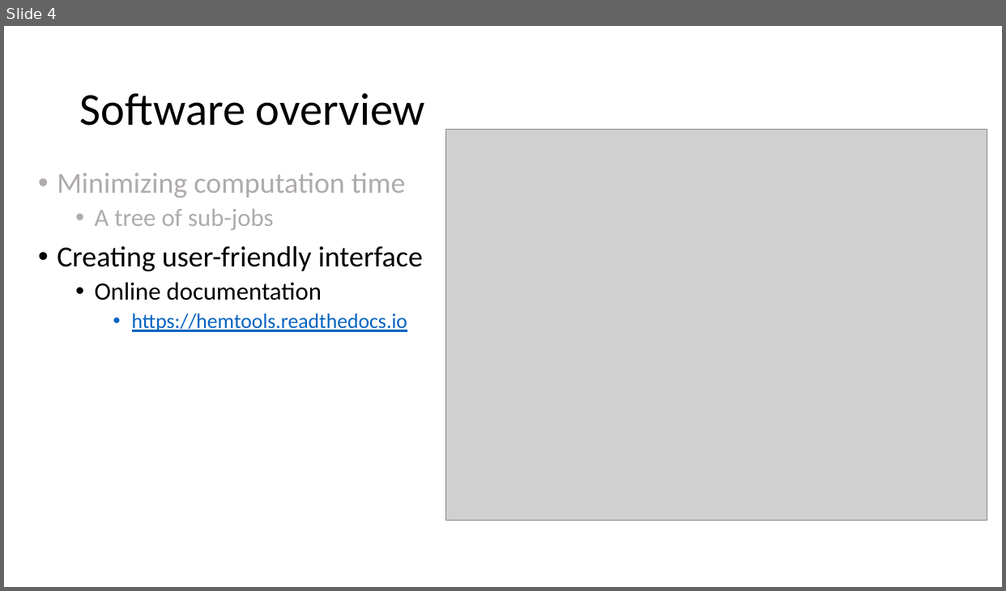
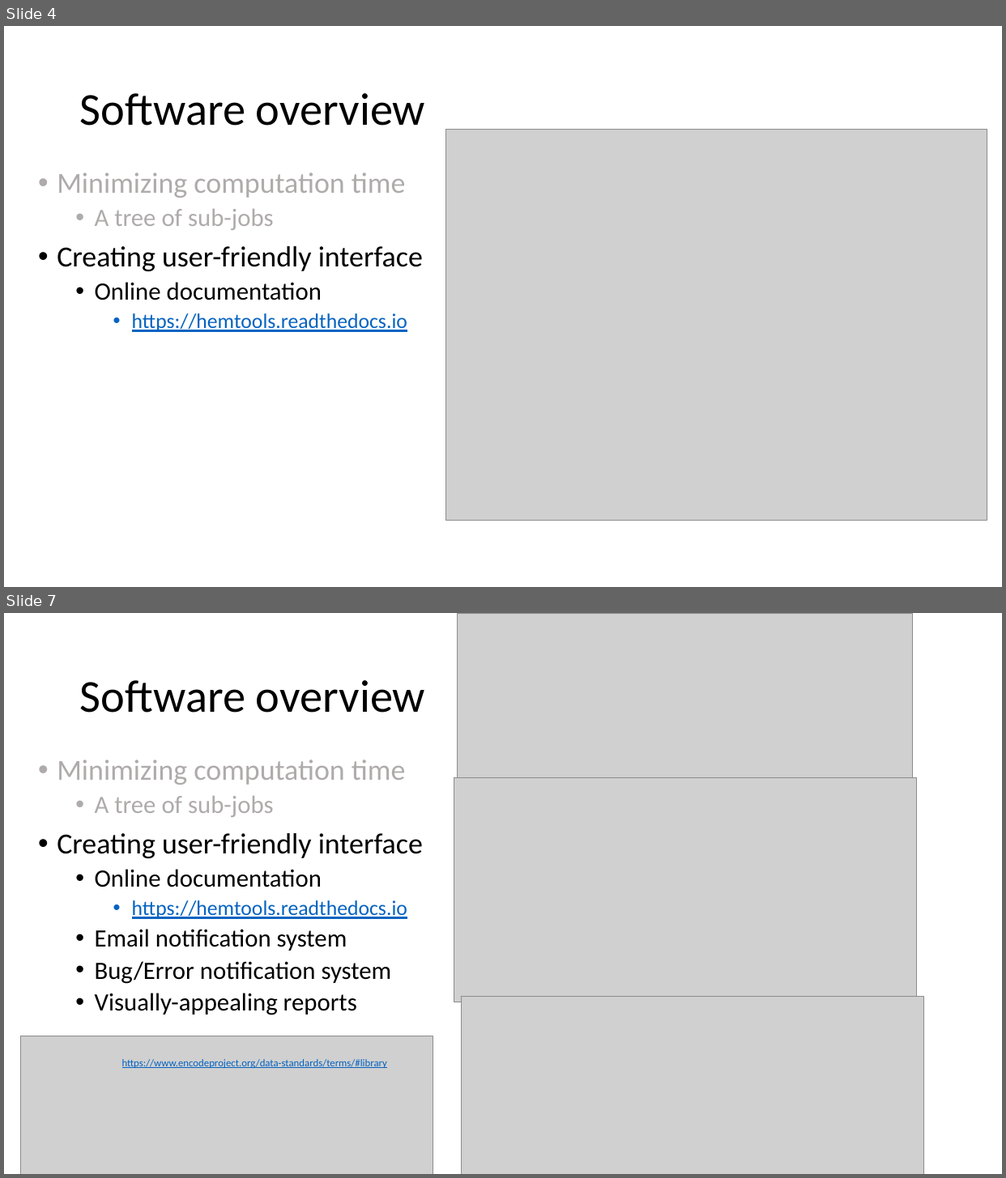
Before and after one commit to YichaoOU/HemTools, a slide deck: HemTools Tutorial.pptx. Shown one above the other, each under a label of ours: slide 4 before the commit, slides 4 and 7 after it; the slides between them are not shown. The pictures are 1006x591 and 1006x1178 pixels, drawn with LibreOffice and Linux fonts; fonts in the diff are those of the drawing; grey boxes stand for pictures. Boxes give left, top, right and bottom in pixels: in the first picture for what was removed or moved away, otherwise in the second. Text is boxed around its words. In the diff, an @@ line names an element or a change of style, - is before the commit and + after.

```diff
--- a/HemTools Tutorial.pptx
+++ b/HemTools Tutorial.pptx
@@ slide 7 added at (4,613,1002,1174), background #FFFFFF @@
@@ picture added at (458,613,913,897) @@
@@ title added at (80,680,425,713), 44 pt, text #000000 @@
+Software overview
@@ text added at (57,760,423,1016), 24 pt, text #000000 @@
+• Minimizing computation time
+  • A tree of sub-jobs
+• Creating user-friendly interface
+  • Online documentation
+    • https://hemtools.readthedocs.io
+  • Email notification system
+  • Bug/Error notification system
+  • Visually-appealing reports
@@ picture added at (454,777,917,1003) @@
@@ picture added at (462,997,924,1174) @@
@@ picture added at (20,1036,433,1174) @@
@@ text added at (122,1059,387,1068), 10 pt, text #0563C1, underline @@
+https://www.encodeproject.org/data-standards/terms/#library
```
Also in this commit, not shown: 4 slides changed, 3 other slides added, 5 other files.
